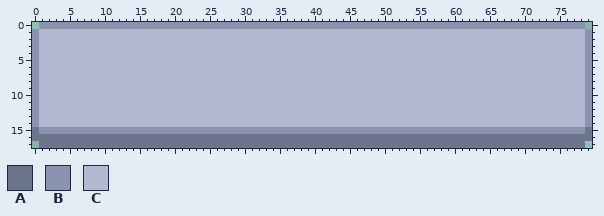
Sprite sheet -- Sprites/UI/button_highlighted.png. The picture above was drawn from the file before the commit.
The file is 320x72 pixels, drawn in blocks of 4x4; one block is one cell here.
Palette (. is transparent): A #6d758d  B #8b93af  C #b3b9d1
Pixels before, first column x 0:
 0 .BBBBBBBBBBBBBBBBBBBBBBBBBBBBBBBBBBBBBBBBBBBBBBBBBBBBBBBBBBBBBBBBBBBBBBBBBBBBBB.
 1 BCCCCCCCCCCCCCCCCCCCCCCCCCCCCCCCCCCCCCCCCCCCCCCCCCCCCCCCCCCCCCCCCCCCCCCCCCCCCCCB
 2 BCCCCCCCCCCCCCCCCCCCCCCCCCCCCCCCCCCCCCCCCCCCCCCCCCCCCCCCCCCCCCCCCCCCCCCCCCCCCCCB
 3 BCCCCCCCCCCCCCCCCCCCCCCCCCCCCCCCCCCCCCCCCCCCCCCCCCCCCCCCCCCCCCCCCCCCCCCCCCCCCCCB
 4 BCCCCCCCCCCCCCCCCCCCCCCCCCCCCCCCCCCCCCCCCCCCCCCCCCCCCCCCCCCCCCCCCCCCCCCCCCCCCCCB
 5 BCCCCCCCCCCCCCCCCCCCCCCCCCCCCCCCCCCCCCCCCCCCCCCCCCCCCCCCCCCCCCCCCCCCCCCCCCCCCCCB
 6 BCCCCCCCCCCCCCCCCCCCCCCCCCCCCCCCCCCCCCCCCCCCCCCCCCCCCCCCCCCCCCCCCCCCCCCCCCCCCCCB
 7 BCCCCCCCCCCCCCCCCCCCCCCCCCCCCCCCCCCCCCCCCCCCCCCCCCCCCCCCCCCCCCCCCCCCCCCCCCCCCCCB
 8 BCCCCCCCCCCCCCCCCCCCCCCCCCCCCCCCCCCCCCCCCCCCCCCCCCCCCCCCCCCCCCCCCCCCCCCCCCCCCCCB
 9 BCCCCCCCCCCCCCCCCCCCCCCCCCCCCCCCCCCCCCCCCCCCCCCCCCCCCCCCCCCCCCCCCCCCCCCCCCCCCCCB
10 BCCCCCCCCCCCCCCCCCCCCCCCCCCCCCCCCCCCCCCCCCCCCCCCCCCCCCCCCCCCCCCCCCCCCCCCCCCCCCCB
11 BCCCCCCCCCCCCCCCCCCCCCCCCCCCCCCCCCCCCCCCCCCCCCCCCCCCCCCCCCCCCCCCCCCCCCCCCCCCCCCB
12 BCCCCCCCCCCCCCCCCCCCCCCCCCCCCCCCCCCCCCCCCCCCCCCCCCCCCCCCCCCCCCCCCCCCCCCCCCCCCCCB
13 BCCCCCCCCCCCCCCCCCCCCCCCCCCCCCCCCCCCCCCCCCCCCCCCCCCCCCCCCCCCCCCCCCCCCCCCCCCCCCCB
14 BCCCCCCCCCCCCCCCCCCCCCCCCCCCCCCCCCCCCCCCCCCCCCCCCCCCCCCCCCCCCCCCCCCCCCCCCCCCCCCB
15 ABBBBBBBBBBBBBBBBBBBBBBBBBBBBBBBBBBBBBBBBBBBBBBBBBBBBBBBBBBBBBBBBBBBBBBBBBBBBBBA
16 AAAAAAAAAAAAAAAAAAAAAAAAAAAAAAAAAAAAAAAAAAAAAAAAAAAAAAAAAAAAAAAAAAAAAAAAAAAAAAAA
17 .AAAAAAAAAAAAAAAAAAAAAAAAAAAAAAAAAAAAAAAAAAAAAAAAAAAAAAAAAAAAAAAAAAAAAAAAAAAAAA.
And afterwards:
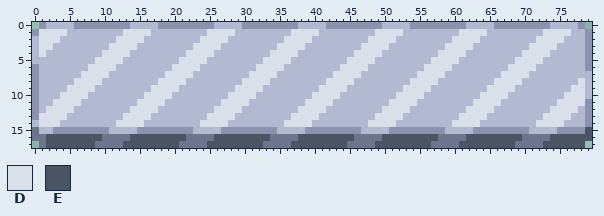
Colours new in this view: D #dae0ea  E #4a5462
The edit:
y 0: x 2..5 BBBB -> CCCC; x 14..17 BBBB -> CCCC; x 26..29 BBBB -> CCCC; x 38..41 BBBB -> CCCC; x 50..53 BBBB -> CCCC; x 62..65 BBBB -> CCCC; x 74..77 BBBB -> CCCC
y 1: x 1..4 CCCC -> DDDD; x 13..16 CCCC -> DDDD; x 25..28 CCCC -> DDDD; x 37..40 CCCC -> DDDD; x 49..52 CCCC -> DDDD; x 61..64 CCCC -> DDDD; x 73..76 CCCC -> DDDD
y 2: x 0..3 BCCC -> CDDD; x 12..15 CCCC -> DDDD; x 24..27 CCCC -> DDDD; x 36..39 CCCC -> DDDD; x 48..51 CCCC -> DDDD; x 60..63 CCCC -> DDDD; x 72..75 CCCC -> DDDD
y 3: x 0..2 BCC -> CDD; x 11..14 CCCC -> DDDD; x 23..26 CCCC -> DDDD; x 35..38 CCCC -> DDDD; x 47..50 CCCC -> DDDD; x 59..62 CCCC -> DDDD; x 71..74 CCCC -> DDDD
y 4: x 0..1 BC -> CD; x 10..13 CCCC -> DDDD; x 22..25 CCCC -> DDDD; x 34..37 CCCC -> DDDD; x 46..49 CCCC -> DDDD; x 58..61 CCCC -> DDDD; x 70..73 CCCC -> DDDD
y 5: x 0 B -> C; x 9..12 CCCC -> DDDD; x 21..24 CCCC -> DDDD; x 33..36 CCCC -> DDDD; x 45..48 CCCC -> DDDD; x 57..60 CCCC -> DDDD; x 69..72 CCCC -> DDDD
y 6: x 8..11 CCCC -> DDDD; x 20..23 CCCC -> DDDD; x 32..35 CCCC -> DDDD; x 44..47 CCCC -> DDDD; x 56..59 CCCC -> DDDD; x 68..71 CCCC -> DDDD
y 7: x 7..10 CCCC -> DDDD; x 19..22 CCCC -> DDDD; x 31..34 CCCC -> DDDD; x 43..46 CCCC -> DDDD; x 55..58 CCCC -> DDDD; x 67..70 CCCC -> DDDD; x 79 B -> C
y 8: x 6..9 CCCC -> DDDD; x 18..21 CCCC -> DDDD; x 30..33 CCCC -> DDDD; x 42..45 CCCC -> DDDD; x 54..57 CCCC -> DDDD; x 66..69 CCCC -> DDDD; x 78..79 CB -> DC
y 9: x 5..8 CCCC -> DDDD; x 17..20 CCCC -> DDDD; x 29..32 CCCC -> DDDD; x 41..44 CCCC -> DDDD; x 53..56 CCCC -> DDDD; x 65..68 CCCC -> DDDD; x 77..79 CCB -> DDC
y 10: x 4..7 CCCC -> DDDD; x 16..19 CCCC -> DDDD; x 28..31 CCCC -> DDDD; x 40..43 CCCC -> DDDD; x 52..55 CCCC -> DDDD; x 64..67 CCCC -> DDDD; x 76..79 CCCB -> DDDC
y 11: x 3..6 CCCC -> DDDD; x 15..18 CCCC -> DDDD; x 27..30 CCCC -> DDDD; x 39..42 CCCC -> DDDD; x 51..54 CCCC -> DDDD; x 63..66 CCCC -> DDDD; x 75..78 CCCC -> DDDD
y 12: x 2..5 CCCC -> DDDD; x 14..17 CCCC -> DDDD; x 26..29 CCCC -> DDDD; x 38..41 CCCC -> DDDD; x 50..53 CCCC -> DDDD; x 62..65 CCCC -> DDDD; x 74..77 CCCC -> DDDD
y 13: x 1..4 CCCC -> DDDD; x 13..16 CCCC -> DDDD; x 25..28 CCCC -> DDDD; x 37..40 CCCC -> DDDD; x 49..52 CCCC -> DDDD; x 61..64 CCCC -> DDDD; x 73..76 CCCC -> DDDD
y 14: x 0..3 BCCC -> CDDD; x 12..15 CCCC -> DDDD; x 24..27 CCCC -> DDDD; x 36..39 CCCC -> DDDD; x 48..51 CCCC -> DDDD; x 60..63 CCCC -> DDDD; x 72..75 CCCC -> DDDD
y 15: x 1..2 BB -> CC; x 11..14 BBBB -> CCCC; x 23..26 BBBB -> CCCC; x 35..38 BBBB -> CCCC; x 47..50 BBBB -> CCCC; x 59..62 BBBB -> CCCC; x 71..74 BBBB -> CCCC; x 79 A -> E
y 16: x 2..9 AAAAAAAA -> EEEEEEEE; x 14..21 AAAAAAAA -> EEEEEEEE; x 26..33 AAAAAAAA -> EEEEEEEE; x 38..45 AAAAAAAA -> EEEEEEEE; x 50..57 AAAAAAAA -> EEEEEEEE; x 62..69 AAAAAAAA -> EEEEEEEE; x 74..79 AAAAAA -> EEEEEE
y 17: x 2..8 AAAAAAA -> EEEEEEE; x 13..20 AAAAAAAA -> EEEEEEEE; x 25..32 AAAAAAAA -> EEEEEEEE; x 37..44 AAAAAAAA -> EEEEEEEE; x 49..56 AAAAAAAA -> EEEEEEEE; x 61..68 AAAAAAAA -> EEEEEEEE; x 73..78 AAAAAA -> EEEEEE
Changed places in both pictures, as pixel boxes (x1, y1, x2, y2):
changed: (32, 22, 592, 148)
